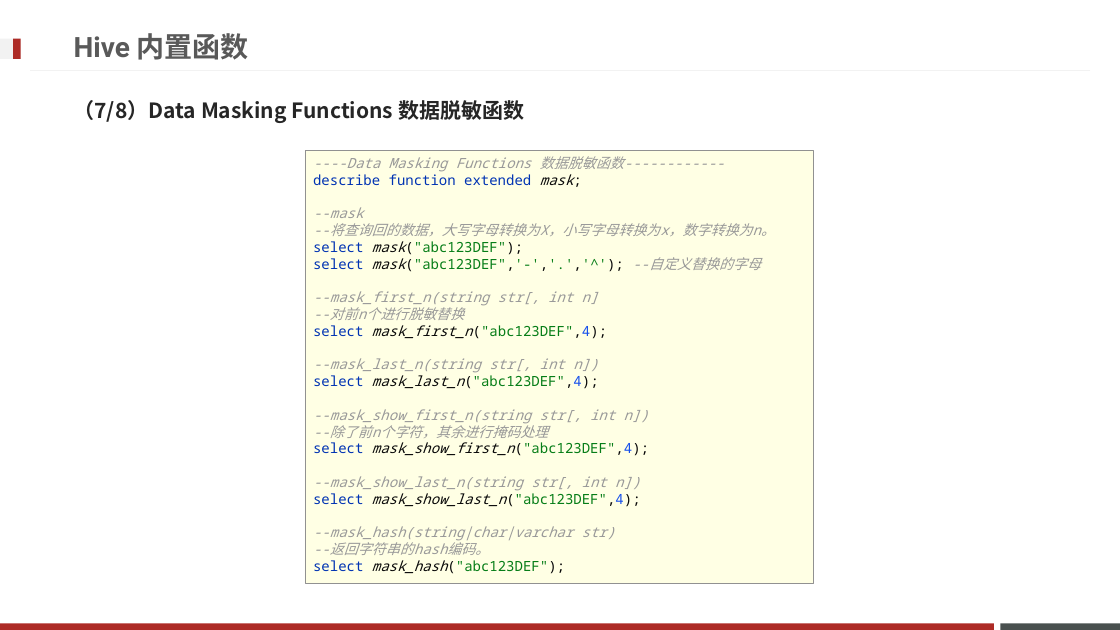
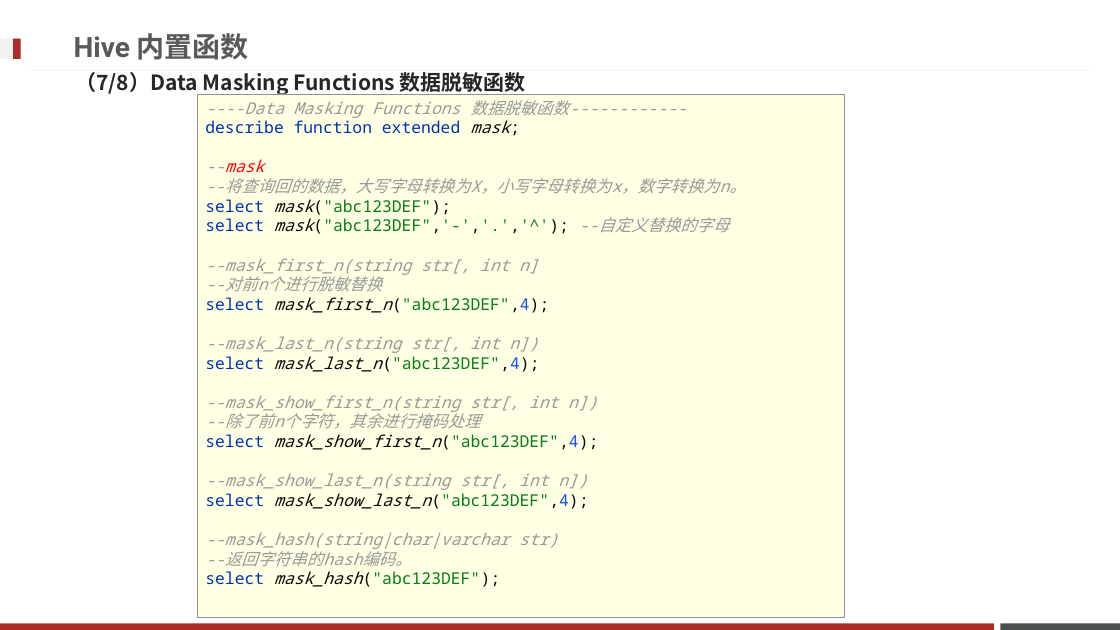
Before and after one commit to Legolas9999/big_data, a slide deck: slide 115 of Hadoop/大数据离线阶段--07(Hive DQL语法).pptx. Drawn at 1120x630 pixels with LibreOffice and Linux fonts; fonts in the diff are those of the drawing; background and template pictures are left out. Boxes give left, top, right and bottom in pixels: in the first picture for what was removed or moved away, otherwise in the second. Text is boxed around its words. In the diff, an @@ line names an element or a change of style, - is before the commit and + after.

```diff
--- a/Hadoop/大数据离线阶段--07(Hive DQL语法).pptx
+++ b/Hadoop/大数据离线阶段--07(Hive DQL语法).pptx
@@ text "（7/8）Data Masking Functions 数据脱敏函数": place and size @@
-text "（7/8）Data Masking Functions 数据脱敏函数" at [74, 97, 524, 123]
+text "（7/8）Data Masking Functions 数据脱敏函数" at [75, 69, 526, 95]
@@ rectangle "----Data Masking Functions 数据脱敏函数------------ describe ...": place and size @@
-rectangle "----Data Masking Functions 数据脱敏函数------------ describe ..." at [305, 150, 813, 583]
+rectangle "----Data Masking Functions 数据脱敏函数------------ describe ..." at [197, 94, 844, 618]
@@ rectangle "----Data Masking Functions 数据脱敏函数------------ describe ..." at [197, 94, 844, 618]: size 12 to 14 pt; text colour #999999 to #FF0000 in "--mask" @@
```
Also in this commit, not shown: 19 other slides changed.
